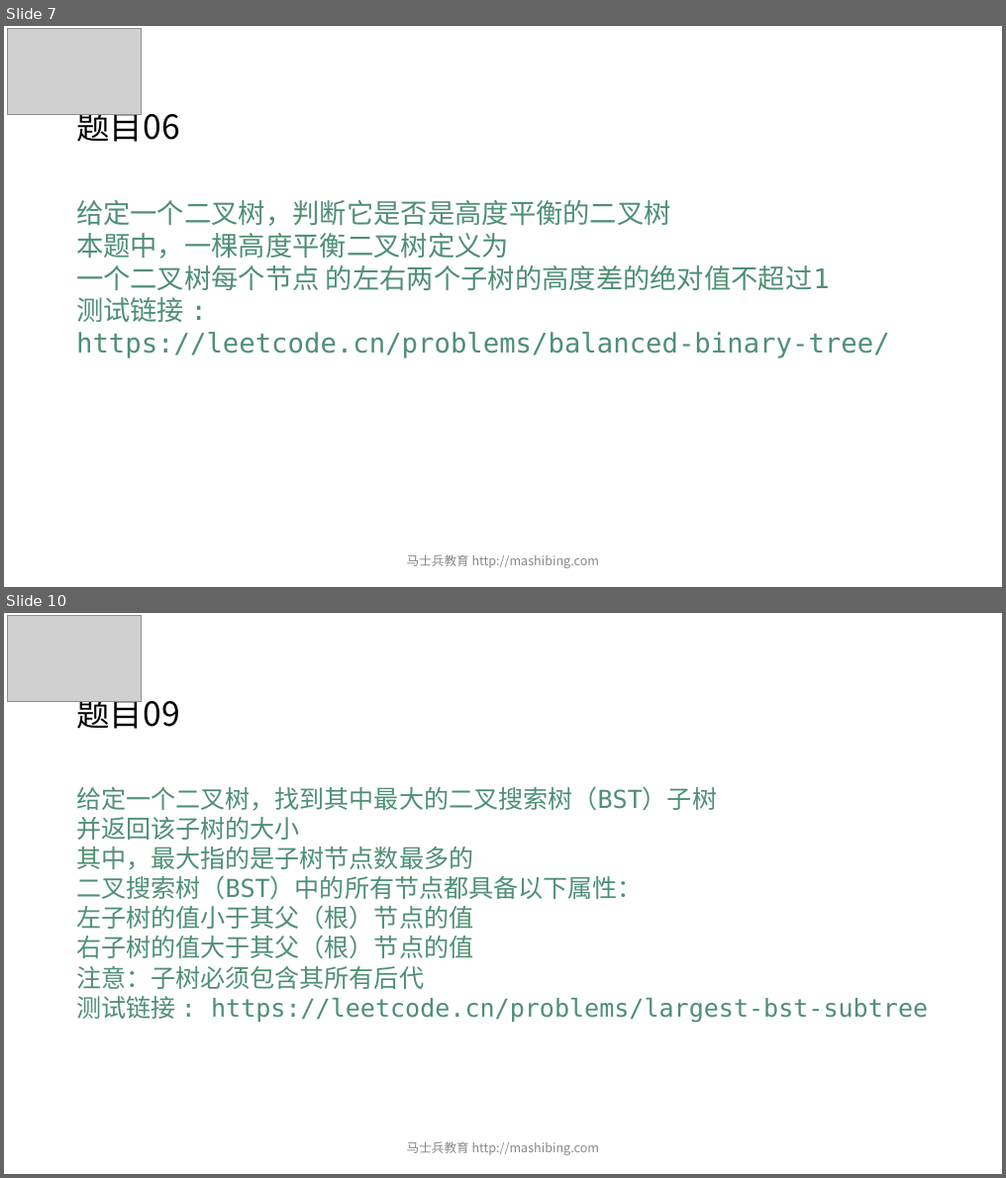
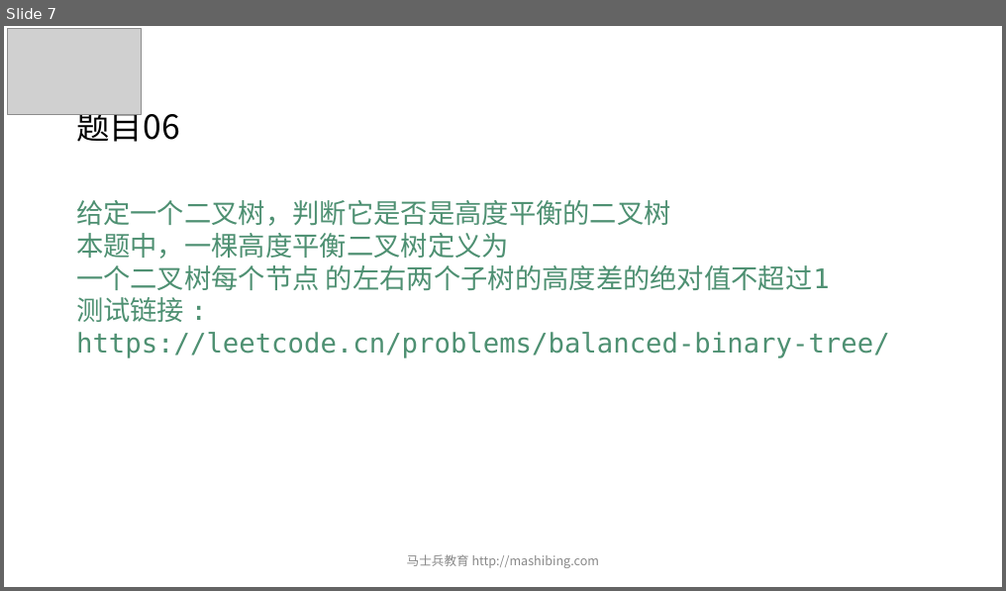
Before and after one commit to wblksheep/algorithm-zuo-msb-code, a slide deck: MCA算法突击课/第03期/ppt/powerpoint/第03节.pptx. Shown one above the other, each under a label of ours: slides 7 and 10 before the commit, slide 7 after it; the slides between them are not shown. The pictures are 1006x1178 and 1006x591 pixels, drawn with LibreOffice and Linux fonts; fonts in the diff are those of the drawing; grey boxes stand for pictures. Boxes give left, top, right and bottom in pixels: in the first picture for what was removed or moved away, otherwise in the second. Text is boxed around its words. In the diff, an @@ line names an element or a change of style, - is before the commit and + after.

```diff
--- a/MCA算法突击课/第03期/ppt/powerpoint/第03节.pptx
+++ b/MCA算法突击课/第03期/ppt/powerpoint/第03节.pptx
@@ slide 10 removed at (4,613,1002,1174), background #FFFFFF @@
@@ picture removed at (8,616,142,701) @@
@@ title removed at (76,692,180,729) @@
-题目09
@@ text removed at (76,786,928,1023) @@
-给定一个二叉树，找到其中最大的二叉搜索树（BST）子树
-并返回该子树的大小
-其中，最大指的是子树节点数最多的
-二叉搜索树（BST）中的所有节点都具备以下属性：
-左子树的值小于其父（根）节点的值
-右子树的值大于其父（根）节点的值
-注意：子树必须包含其所有后代
-测试链接 : https://leetcode.cn/problems/largest-bst-subtree
@@ text removed at (407,1142,599,1156) @@
-马士兵教育 http://mashibing.com
```
Also in this commit, not shown: 2 other slides removed, 12 other files.
